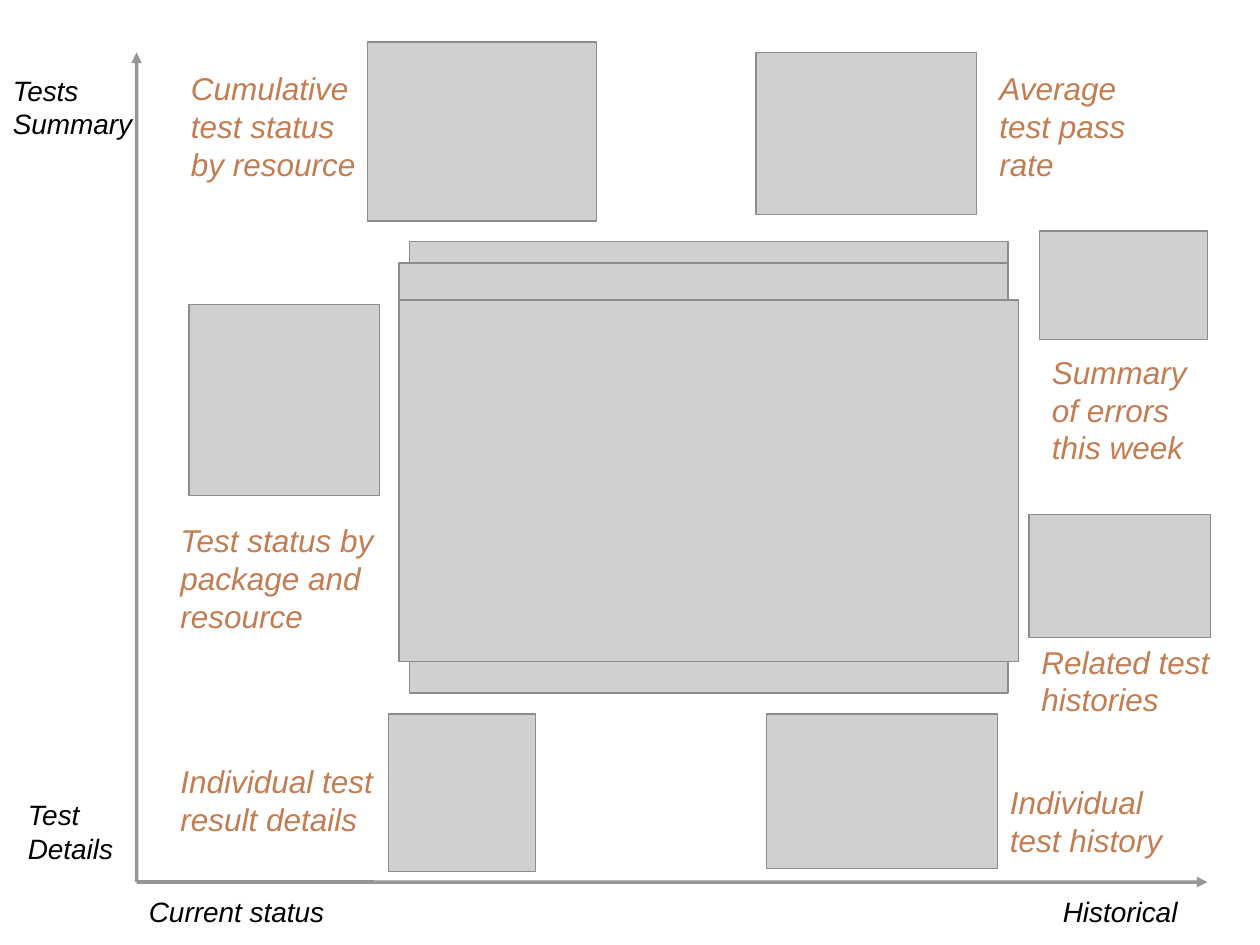
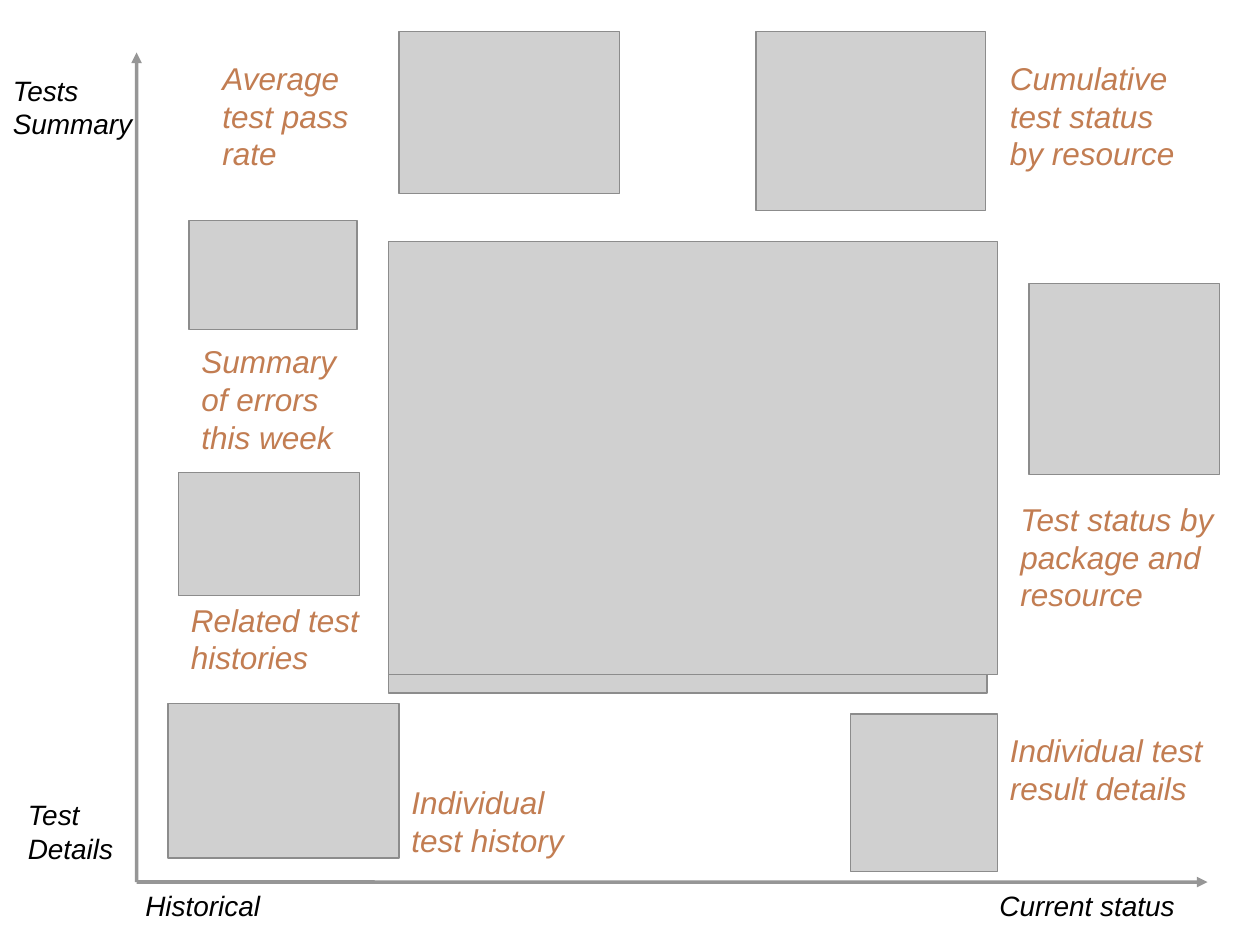
Before and after one commit to IncaProject/inca-xsede, a slide deck: slide 10 of talks/osgc08/inca-osgc08.ppt. Drawn at 1260x945 pixels with LibreOffice and Linux fonts; fonts in the diff are those of the drawing; grey boxes stand for pictures. Boxes give left, top, right and bottom in pixels: in the first picture for what was removed or moved away, otherwise in the second. Text is boxed around its words. In the diff, an @@ line names an element or a change of style, - is before the commit and + after.

```diff
--- a/talks/osgc08/inca-osgc08.ppt
+++ b/talks/osgc08/inca-osgc08.ppt
@@ text "Average test pass rate": place and size @@
-text "Average test pass rate" at (999,78,1125,177)
+text "Average test pass rate" at (222,68,348,166)
@@ picture: place and size @@
-picture at (368,42,597,220)
+picture at (399,32,620,193)
@@ picture: place and size @@
-picture at (756,53,976,215)
+picture at (756,32,985,210)
@@ text "Cumulative test status by resource": place and size @@
-text "Cumulative test status by resource" at (191,77,355,182)
+text "Cumulative test status by resource" at (1010,67,1174,171)
@@ picture: place and size @@
-picture at (189,305,379,495)
+picture at (189,220,357,329)
@@ picture: place and size @@
-picture at (410,242,1008,693)
+picture at (388,242,987,693)
@@ picture added at (388,262,997,656) @@
@@ picture added at (388,242,997,675) @@
@@ picture: place and size @@
-picture at (399,300,1019,662)
+picture at (462,262,956,693)
@@ picture: place and size @@
-picture at (399,263,1008,658)
+picture at (504,242,906,673)
@@ picture: place and size @@
-picture at (399,315,1008,649)
+picture at (388,294,997,627)
@@ picture: place and size @@
-picture at (1040,231,1207,339)
+picture at (1029,284,1220,474)
@@ text "Summary of errors this week": place and size @@
-text "Summary of errors this week" at (1052,362,1187,460)
+text "Summary of errors this week" at (201,351,336,450)
@@ picture: place and size @@
-picture at (1029,514,1211,638)
+picture at (179,472,360,596)
@@ text "Test status by package and ...": place and size @@
-text "Test status by package and ..." at (180,529,373,629)
+text "Test status by package and ..." at (1020,508,1213,607)
@@ text "Related test histories": place and size @@
-text "Related test histories" at (1041,651,1210,712)
+text "Related test histories" at (191,609,359,670)
@@ picture: place and size @@
-picture at (388,714,536,872)
+picture at (168,703,398,858)
@@ picture: place and size @@
-picture at (766,714,997,869)
+picture at (850,714,998,872)
@@ text "Individual test result details": place and size @@
-text "Individual test result details" at (180,770,373,832)
+text "Individual test result details" at (1010,739,1203,801)
@@ text "Individual test history": place and size @@
-text "Individual test history" at (1010,791,1162,858)
+text "Individual test history" at (411,791,564,858)
@@ text "Historical": place and size @@
-text "Historical" at (1063,901,1178,923)
+text "Historical" at (145,895,260,917)
@@ text "Current status": place and size @@
-text "Current status" at (149,902,325,923)
+text "Current status" at (999,896,1175,917)
```
Also in this commit, not shown: 8 other slides changed, 3 slides removed, 1 other file.
